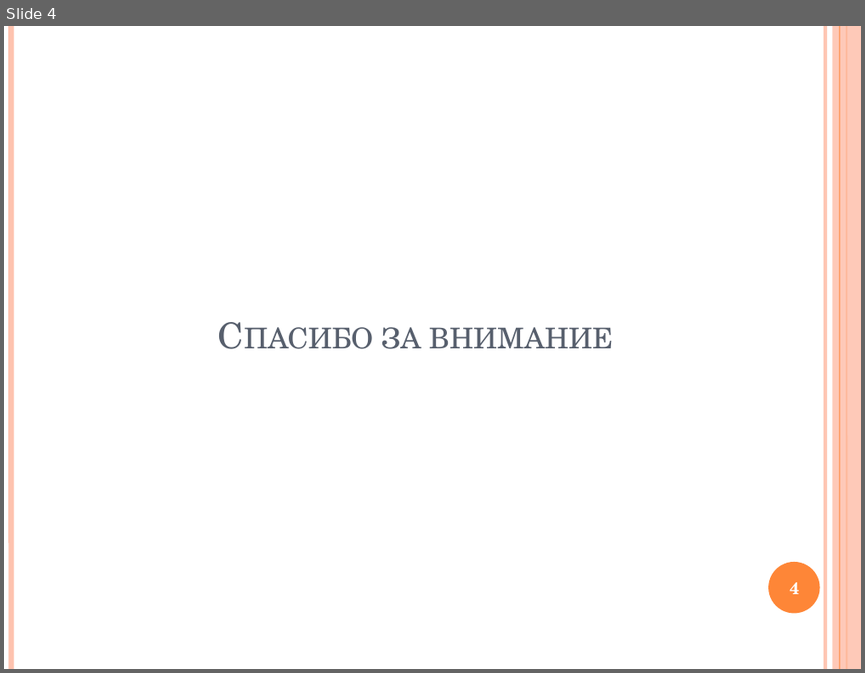
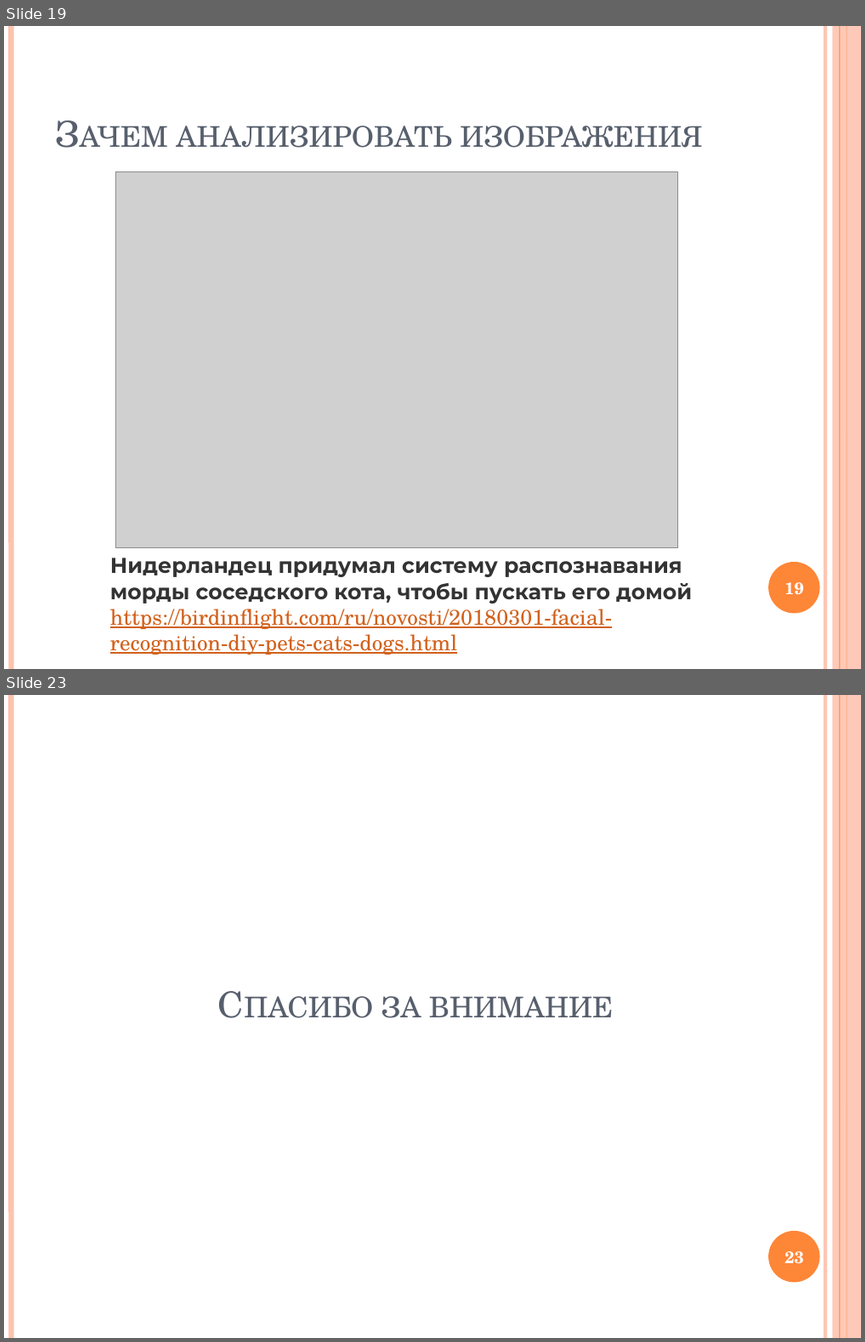
Before and after one commit to Kwentar/presentations, a slide deck: Image processing lessons/Lesson 1.pptx. Shown one above the other, each under a label of ours: slide 4 before the commit, slides 19 and 23 after it; the slides between them are not shown. The pictures are 865x673 and 865x1342 pixels, drawn with LibreOffice and Linux fonts; fonts in the diff are those of the drawing; grey boxes stand for pictures. Boxes give left, top, right and bottom in pixels: in the first picture for what was removed or moved away, otherwise in the second. Text is boxed around its words. In the diff, an @@ line names an element or a change of style, - is before the commit and + after.

```diff
--- a/Image processing lessons/Lesson 1.pptx
+++ b/Image processing lessons/Lesson 1.pptx
@@ slide 19 added at [4,26,861,669], background #FFFFFF; not listed: 6 template elements that a slide beside it also shows @@
@@ title added at [176,125,702,148], 30 pt, text #575F6D, small capitals @@
+Зачем анализировать изображения
@@ picture added at [115,171,677,548] @@
@@ text added at [110,557,692,654], 18 pt, text #D2611C, underline @@
+Нидерландец придумал систему распознавания морды соседского кота, чтобы пускать его домой
+https://birdinflight.com/ru/novosti/20180301-facial-recognition-diy-pets-cats-dogs.html
@@ page number added at [784,582,804,595], 14 pt, text #FFFFFF, bold @@
+19
@@ what was slide 4 is now slide 23 @@
@@ page number at [784,1251,804,1264]: text changed @@
-4
+23
```
Also in this commit, not shown: 1 slide changed, 20 other slides added, 2 slides removed.
